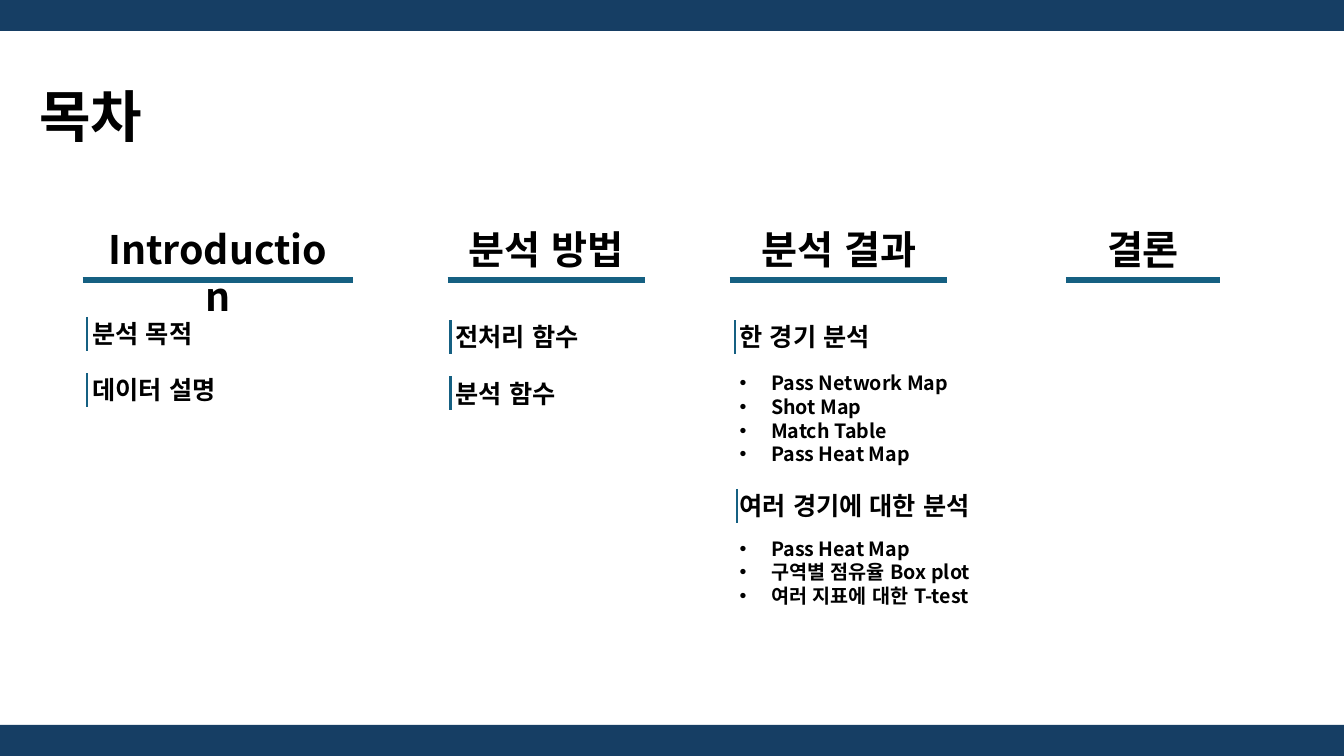
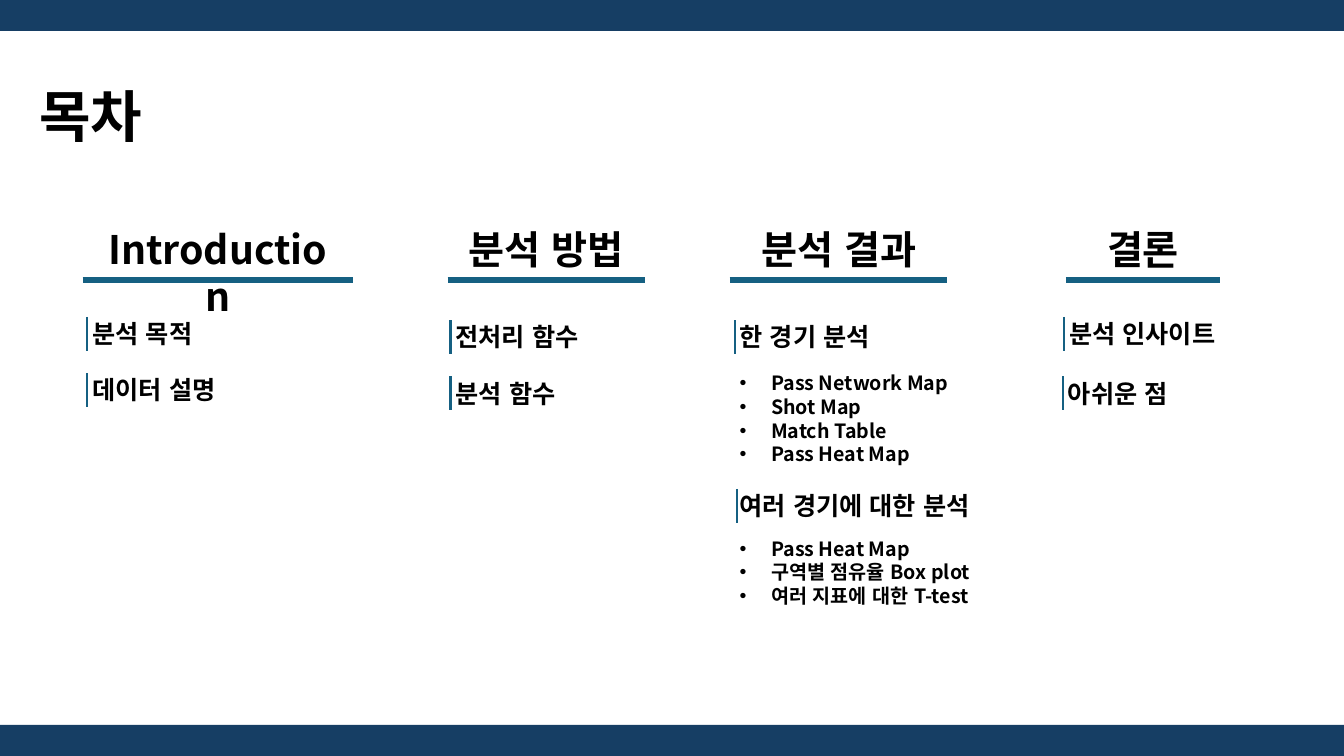
Before and after one commit to iiiiiiiinseong/Rprograming, a slide deck: slide 2 of R 최종발표.pptx. Drawn at 1344x756 pixels with LibreOffice and Linux fonts; fonts in the diff are those of the drawing. Boxes give left, top, right and bottom in pixels: in the first picture for what was removed or moved away, otherwise in the second. Text is boxed around its words. In the diff, an @@ line names an element or a change of style, - is before the commit and + after.

```diff
--- a/R 최종발표.pptx
+++ b/R 최종발표.pptx
@@ line added from (1065, 317) to (1065, 351), #156082 1.5 pt @@
@@ text added at [1069, 322, 1215, 346], 18 pt, text #000000, bold @@
+분석 인사이트
@@ line added from (1063, 376) to (1063, 410), #156082 1.5 pt @@
@@ text added at [1068, 382, 1168, 406], 18 pt, text #000000, bold @@
+아쉬운 점
```
